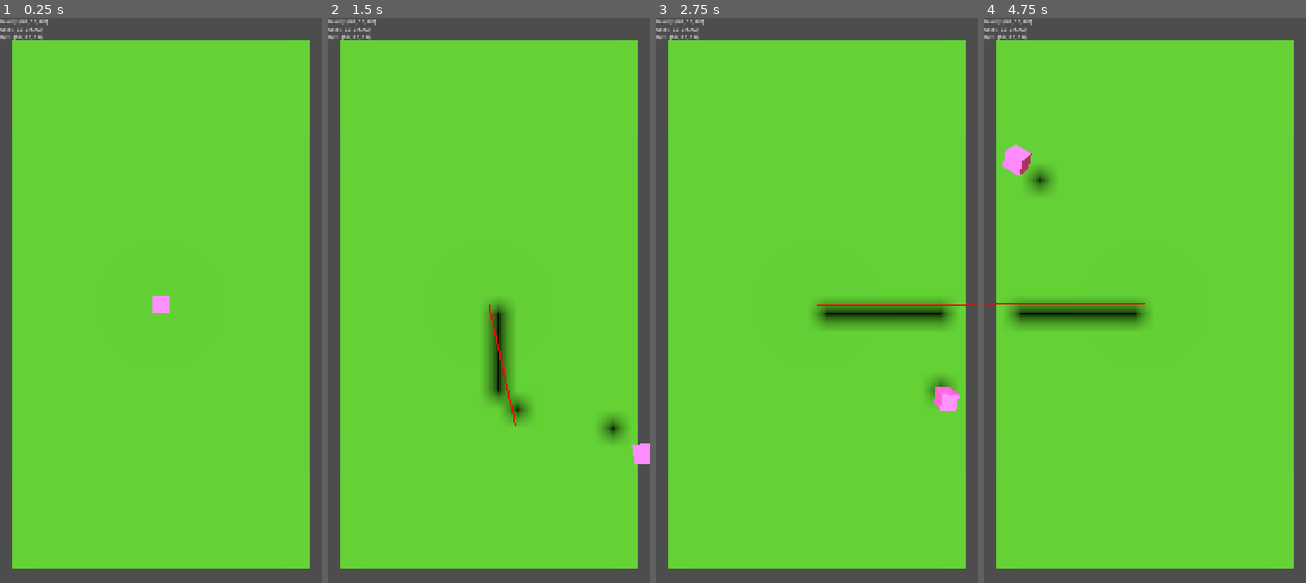
Above: before the commit, frames 1-4 (left to right).
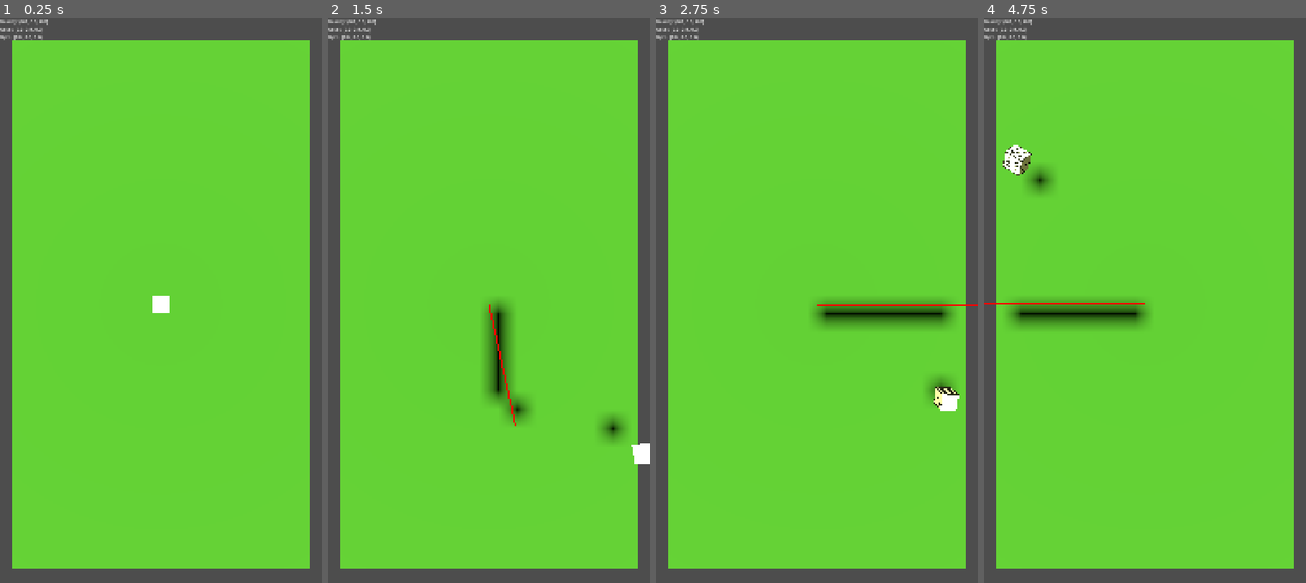
Above: after the commit, the same moments.

Repository: MatthieuLJ/no_dice
Game: Godot game, scene res://die.tscn
Two runs of this game, one before a commit and one after it. Both use one fixed random seed, a clock stepped at 60 frames per second and the inputs below.
Inputs:
- Up to frame 1 (0.25 s): no input
- Up to frame 2 (1.5 s): tap Enter at 0.5 s; hold Right (ui_right) 0.53-1.28 s; tap R at 0.6, 1.35 s; tap Space at 0.77 s; hold Down (ui_down) from 1.28 s (still down)
- Up to frame 3 (2.75 s): tap Space at 1.52 s; release Down (ui_down) at 2.03 s; hold Right (ui_right) from 2.03 s (still down); tap R at 2.1 s
- Up to frame 4 (4.75 s): release Right (ui_right) at 2.78 s; hold Up (ui_up) 2.78-3.53 s; tap R at 2.85, 3.6, 4.35 s; tap Space at 3.02, 3.77, 4.52 s; hold Left (ui_left) from 3.53 s (still down)

The runs differ from the first frame. In frame 1, 0.2% of the frame differs, in the area x 47-53%, y 49-53%; in frame 2, 0.2%; in frame 3, 0.3%; in frame 4, 0.3%, in the area x 5-15%, y 22-28%.

Commit message:
feat(die): add standard 6-sided D6 texture and dynamic UV mesh mapping

Diff:
--- a/die.gd
+++ b/die.gd
@@ -1,3 +1,4 @@
+@tool
 extends RigidBody3D
 
 # Drag and drop the Ground node here in the inspector, or let it auto-find
@@ -7,8 +8,70 @@
 	# Fallback auto-detection if not set in the inspector
 	if not ground:
 		ground = get_node_or_null("../Enclosure/Ground")
+	_setup_d6_mesh()
+
+func _setup_d6_mesh() -> void:
+	var mesh_instance = get_node_or_null("MeshInstance3D") as MeshInstance3D
+	if not mesh_instance:
+		return
+
+	var st = SurfaceTool.new()
+	st.begin(Mesh.PRIMITIVE_TRIANGLES)
+
+	var h = 0.05 # half-size for 0.1m die
+	var col_w = 1.0 / 3.0
+	var row_h = 1.0 / 2.0
+
+	var add_face = func(col: int, row: int, normal: Vector3, tl: Vector3, tr: Vector3, br: Vector3, bl: Vector3):
+		var u0 = col * col_w
+		var u1 = (col + 1) * col_w
+		var v0 = row * row_h
+		var v1 = (row + 1) * row_h
+
+		# Triangle 1
+		st.set_normal(normal)
+		st.set_uv(Vector2(u0, v0)); st.add_vertex(tl)
+		st.set_normal(normal)
+		st.set_uv(Vector2(u1, v0)); st.add_vertex(tr)
+		st.set_normal(normal)
+		st.set_uv(Vector2(u1, v1)); st.add_vertex(br)
+
+		# Triangle 2
+		st.set_normal(normal)
+		st.set_uv(Vector2(u0, v0)); st.add_vertex(tl)
+		st.set_normal(normal)
+		st.set_uv(Vector2(u1, v1)); st.add_vertex(br)
+		st.set_normal(normal)
+		st.set_uv(Vector2(u0, v1)); st.add_vertex(bl)
+
+	# 1: Front (+Z)
+	add_face.call(0, 0, Vector3(0, 0, 1),   Vector3(-h, h, h),  Vector3(h, h, h),   Vector3(h, -h, h),  Vector3(-h, -h, h))
+	# 6: Back (-Z)
+	add_face.call(2, 1, Vector3(0, 0, -1),  Vector3(h, h, -h),  Vector3(-h, h, -h), Vector3(-h, -h, -h),Vector3(h, -h, -h))
+	# 2: Top (+Y)
+	add_face.call(1, 0, Vector3(0, 1, 0),   Vector3(-h, h, -h), Vector3(h, h, -h),  Vector3(h, h, h),   Vector3(-h, h, h))
+	# 5: Bottom (-Y)
+	add_face.call(1, 1, Vector3(0, -1, 0),  Vector3(-h, -h, h), Vector3(h, -h, h),  Vector3(h, -h, -h), Vector3(-h, -h, -h))
+	# 3: Right (+X)
+	add_face.call(2, 0, Vector3(1, 0, 0),   Vector3(h, h, h),   Vector3(h, h, -h),  Vector3(h, -h, -h), Vector3(h, -h, h))
+	# 4: Left (-X)
+	add_face.call(0, 1, Vector3(-1, 0, 0),  Vector3(-h, h, -h), Vector3(-h, h, h),  Vector3(-h, -h, h), Vector3(-h, -h, -h))
+
+	var array_mesh = st.commit()
+
+	var mat = StandardMaterial3D.new()
+	var texture_path = "res://textures/dice_texture.png"
+	if ResourceLoader.exists(texture_path):
+		mat.albedo_texture = load(texture_path)
+	mat.roughness = 0.3
+	mat.metallic = 0.0
+
+	mesh_instance.mesh = array_mesh
+	mesh_instance.material_override = mat
 
 func _integrate_forces(state: PhysicsDirectBodyState3D) -> void:
+	if Engine.is_editor_hint():
+		return
 	if not ground:
 		return
 
Binary file added: textures/dice_texture.png
Not shown, added: scripts/generate_dice_texture.py
